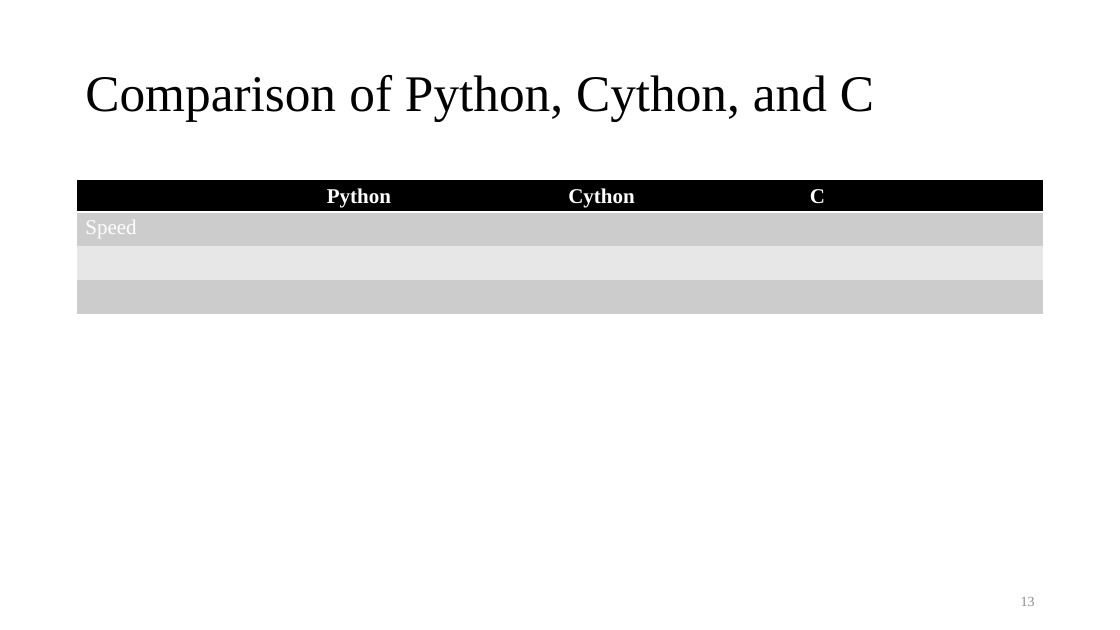
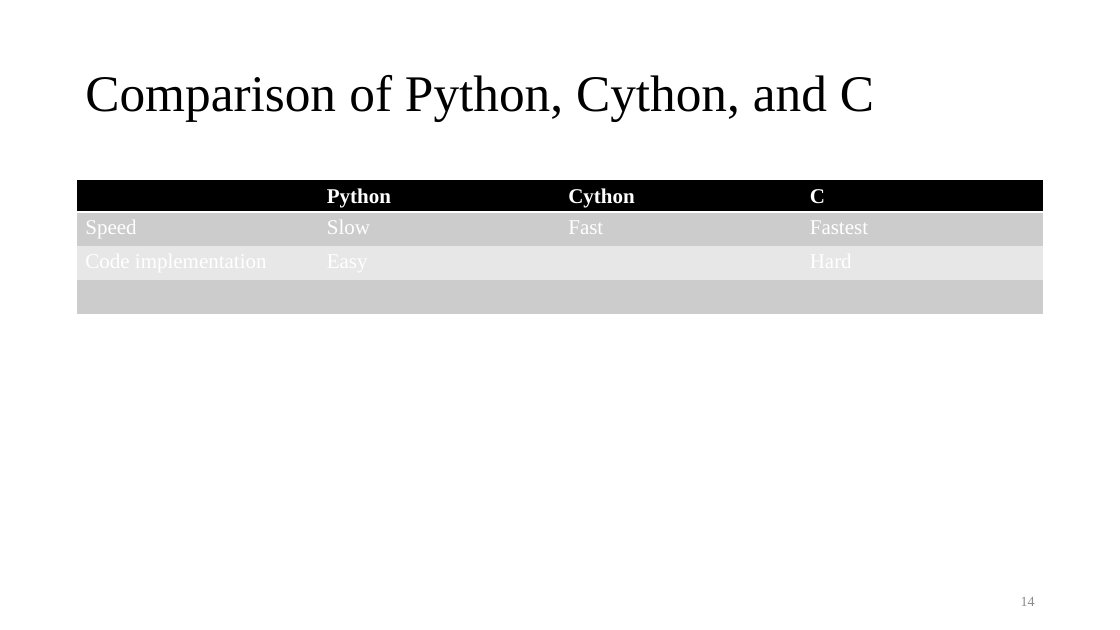
Before and after one commit to Ch-EnShen/intro_to_cp_I_mid, a slide deck: slide 14 of Introduction to cython.pptx (slide 13 before the commit). Drawn at 1120x630 pixels with LibreOffice and Linux fonts; fonts in the diff are those of the drawing. Boxes give left, top, right and bottom in pixels: in the first picture for what was removed or moved away, otherwise in the second. Text is boxed around its words. In the diff, an @@ line names an element or a change of style, - is before the commit and + after.

```diff
--- a/Introduction to cython.pptx
+++ b/Introduction to cython.pptx
@@ table at [77,180,1045,316] @@
-row 2: Speed |  |  | 
+row 2: Speed | Slow | Fast | Fastest
+row 3: Code implementation | Easy |  | Hard
-row 4:  |  |  | 
@@ page number at [1021,597,1035,606]: text changed @@
-13
+14
```
Also in this commit, not shown: 9 other slides changed, 1 slide added, 6 other files.
